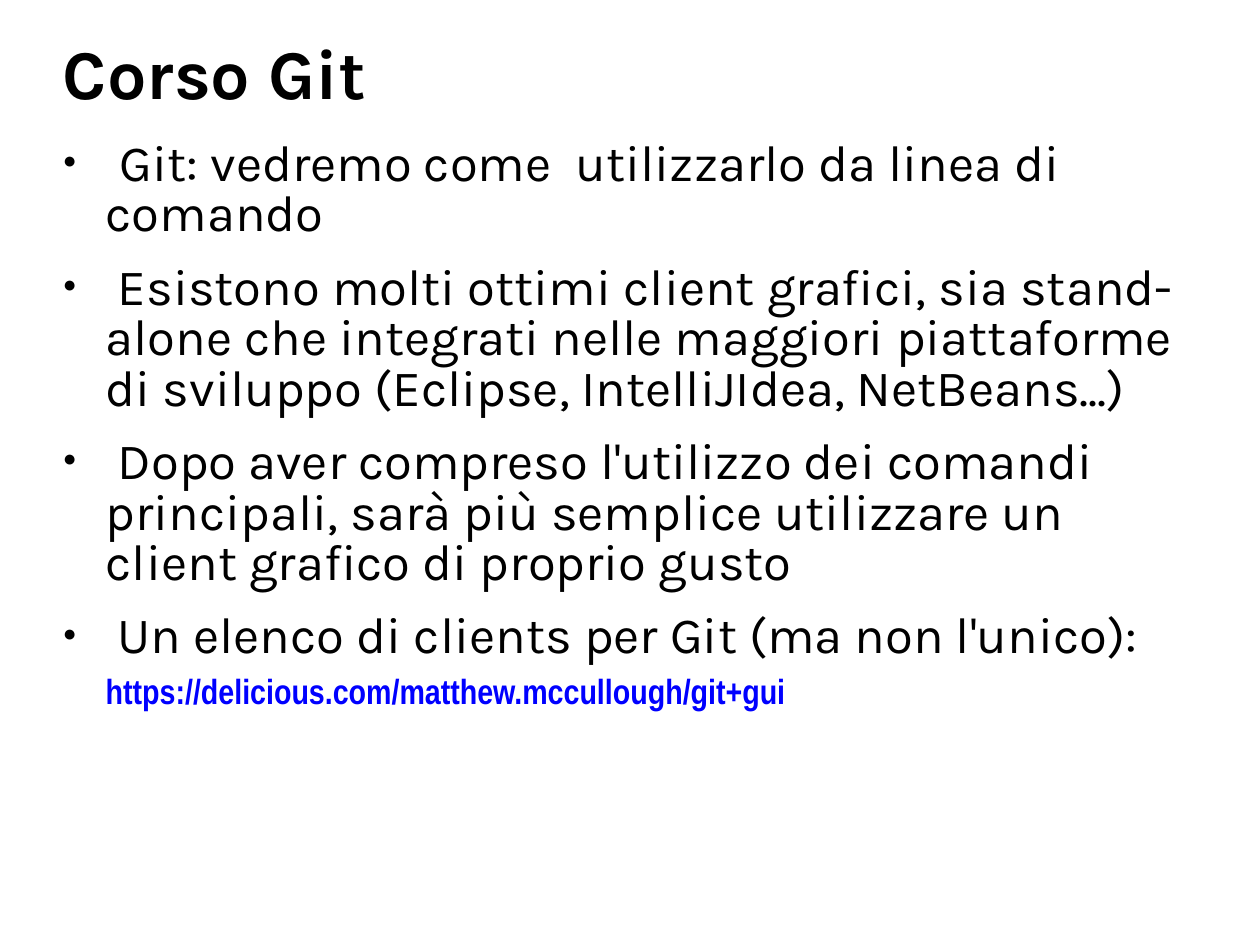
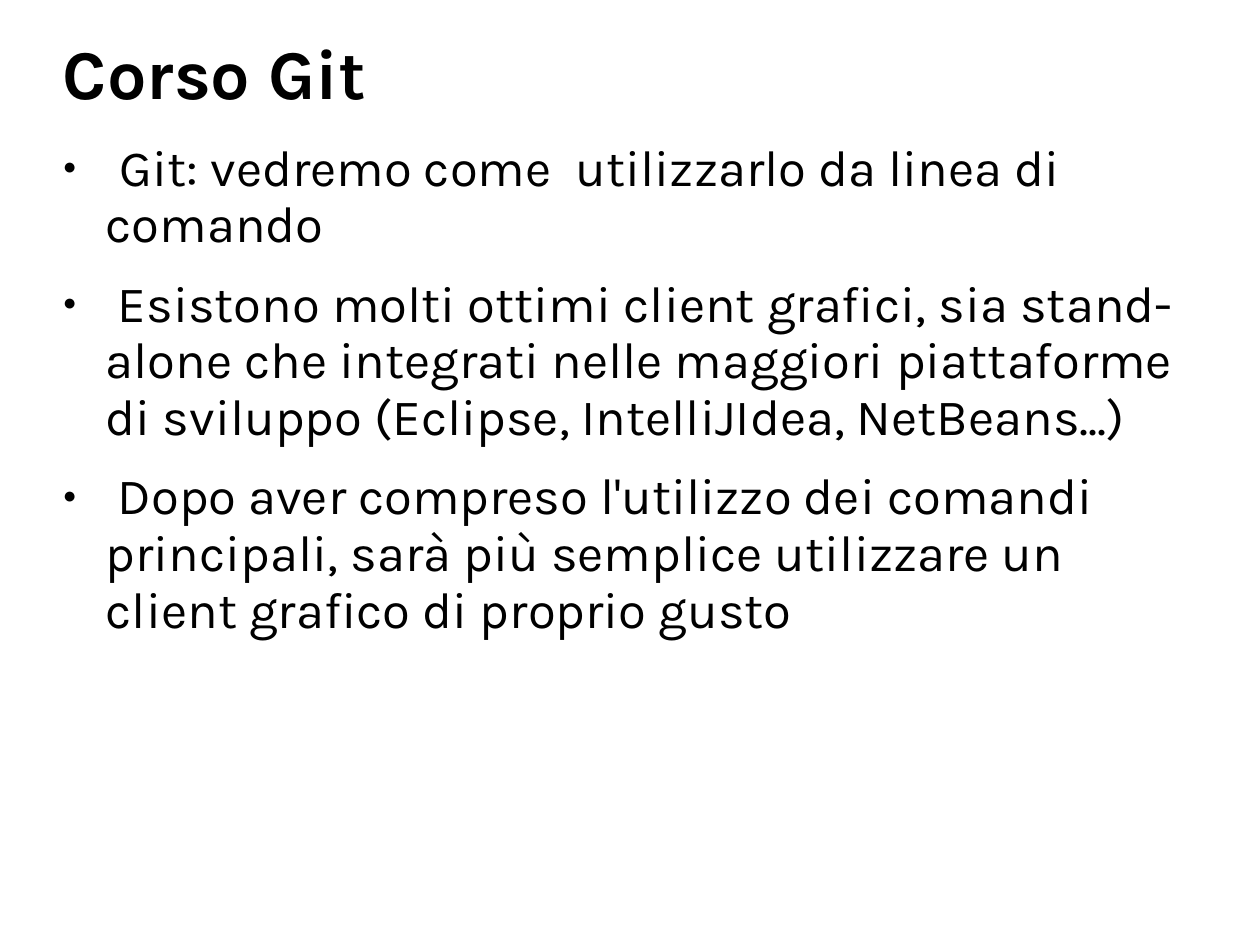
Before and after one commit to BticinoDeployer/corsogit, a slide deck: slide 2 of corsoGit.odp (slide 1 before the commit). Drawn at 1260x945 pixels with LibreOffice and Linux fonts; fonts in the diff are those of the drawing; background and template pictures are left out. Boxes give left, top, right and bottom in pixels: in the first picture for what was removed or moved away, otherwise in the second. Text is boxed around its words. In the diff, an @@ line names an element or a change of style, - is before the commit and + after.

```diff
--- a/corsoGit.odp
+++ b/corsoGit.odp
@@ text "Git: vedremo come utilizzarlo da ..." at <box>106,151,1172,640</box>: line spacing 0.83 to 0.93 @@
@@ text at <box>106,616,1137,710</box>: paragraph removed @@
-● Un elenco di clients per Git (ma non l'unico): https://delicious.com/matthew.mccullough/git+gui
```
Also in this commit, not shown: 8 other slides changed, 1 slide added, 2 other files.
